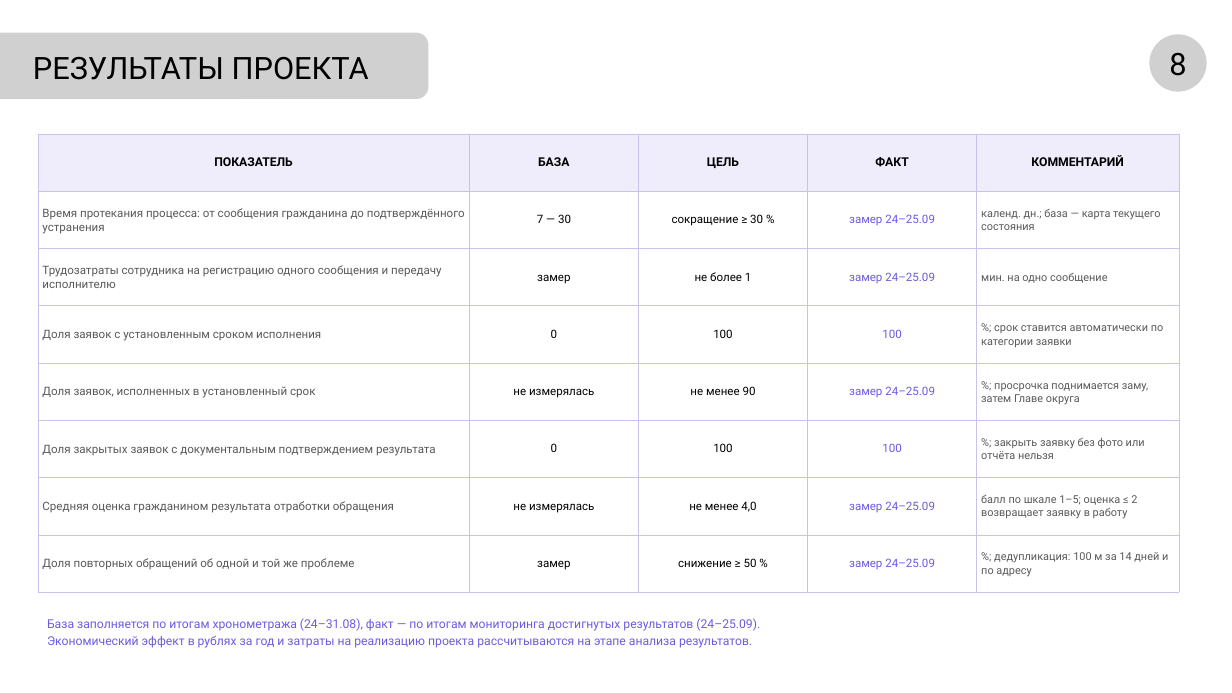
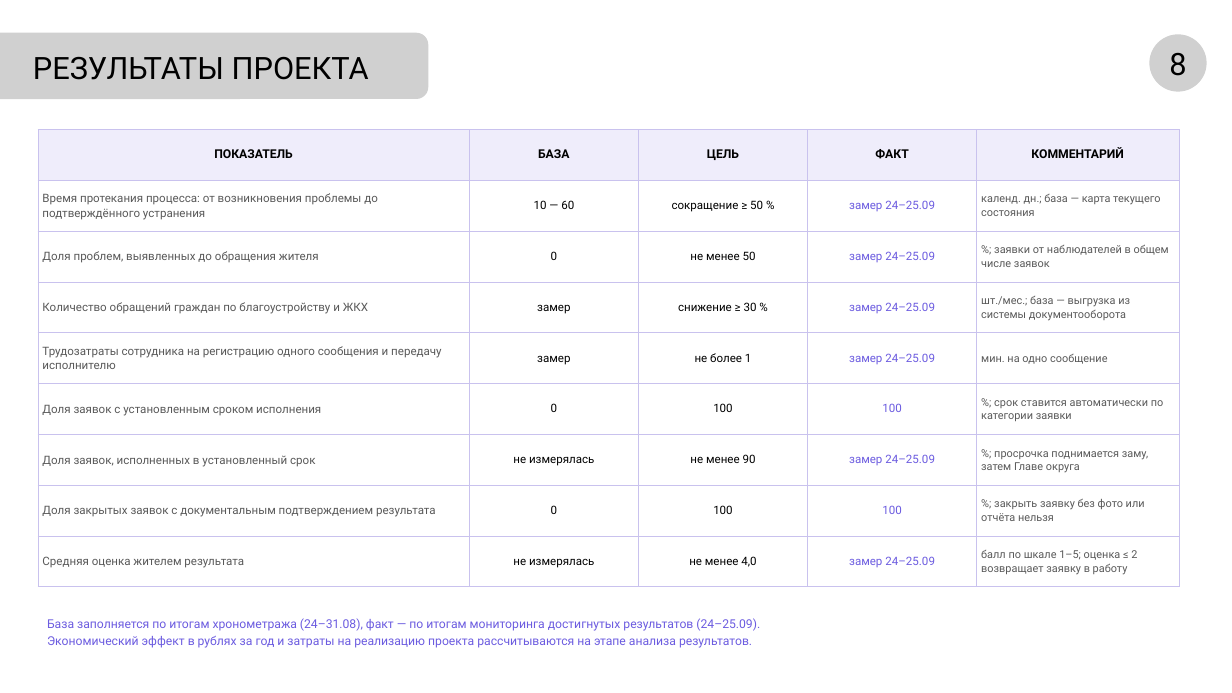
Before and after one commit to NiceGenn/Team-28-progress, a slide deck: slide 8 of файлы/prezentaciya-chernovik.pptx. Drawn at 1232x693 pixels with LibreOffice and Linux fonts; fonts in the diff are those of the drawing; grey boxes stand for pictures. Boxes give left, top, right and bottom in pixels: in the first picture for what was removed or moved away, otherwise in the second. Text is boxed around its words. In the diff, an @@ line names an element or a change of style, - is before the commit and + after.

```diff
--- a/файлы/prezentaciya-chernovik.pptx
+++ b/файлы/prezentaciya-chernovik.pptx
@@ table at <box>38,129,1179,587</box> @@
-row 2: Время протекания процесса: от сообщения гражданина до подтверждённого устранения | 7 — 30 | сокращение ≥ 30 % | замер 24–25.09 | календ. дн.; база — карта текущего состояния
+row 2: Время протекания процесса: от возникновения проблемы до подтверждённого устранения | 10 — 60 | сокращение ≥ 50 % | замер 24–25.09 | календ. дн.; база — карта текущего состояния
+row 3: Доля проблем, выявленных до обращения жителя | 0 | не менее 50 | замер 24–25.09 | %; заявки от наблюдателей в общем числе заявок
+row 4: Количество обращений граждан по благоустройству и ЖКХ | замер | снижение ≥ 30 % | замер 24–25.09 | шт./мес.; база — выгрузка из системы документооборота
-row 7: Средняя оценка гражданином результата отработки обращения | не измерялась | не менее 4,0 | замер 24–25.09 | балл по шкале 1–5; оценка ≤ 2 возвращает заявку в работу
-row 8: Доля повторных обращений об одной и той же проблеме | замер | снижение ≥ 50 % | замер 24–25.09 | %; дедупликация: 100 м за 14 дней и по адресу
+row 9: Средняя оценка жителем результата | не измерялась | не менее 4,0 | замер 24–25.09 | балл по шкале 1–5; оценка ≤ 2 возвращает заявку в работу
@@ table: place and size @@
-table at <box>38,134,1179,592</box>
+table at <box>38,129,1179,587</box>
```
Also in this commit, not shown: 11 other slides changed, 23 other files.
